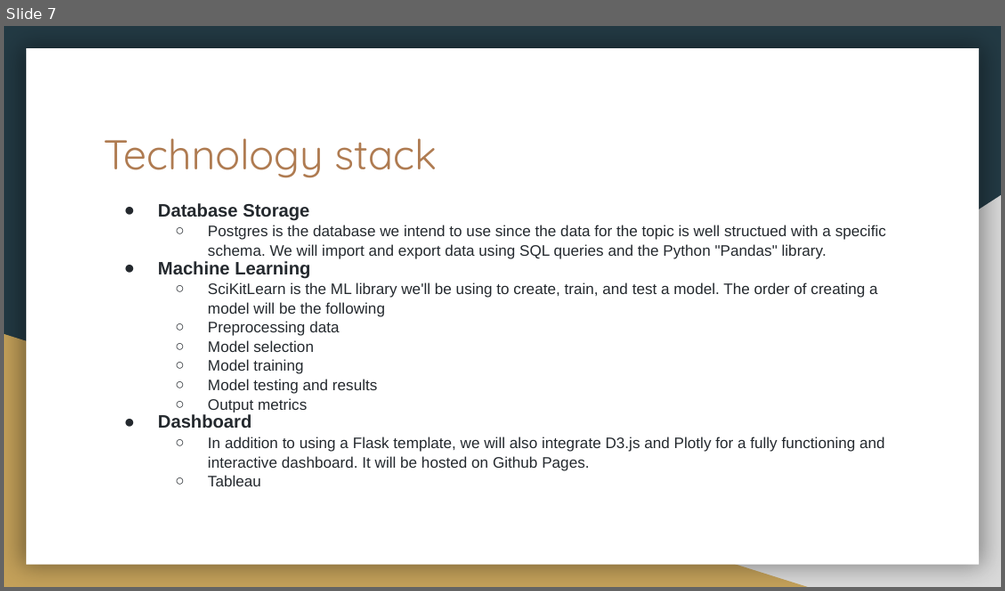
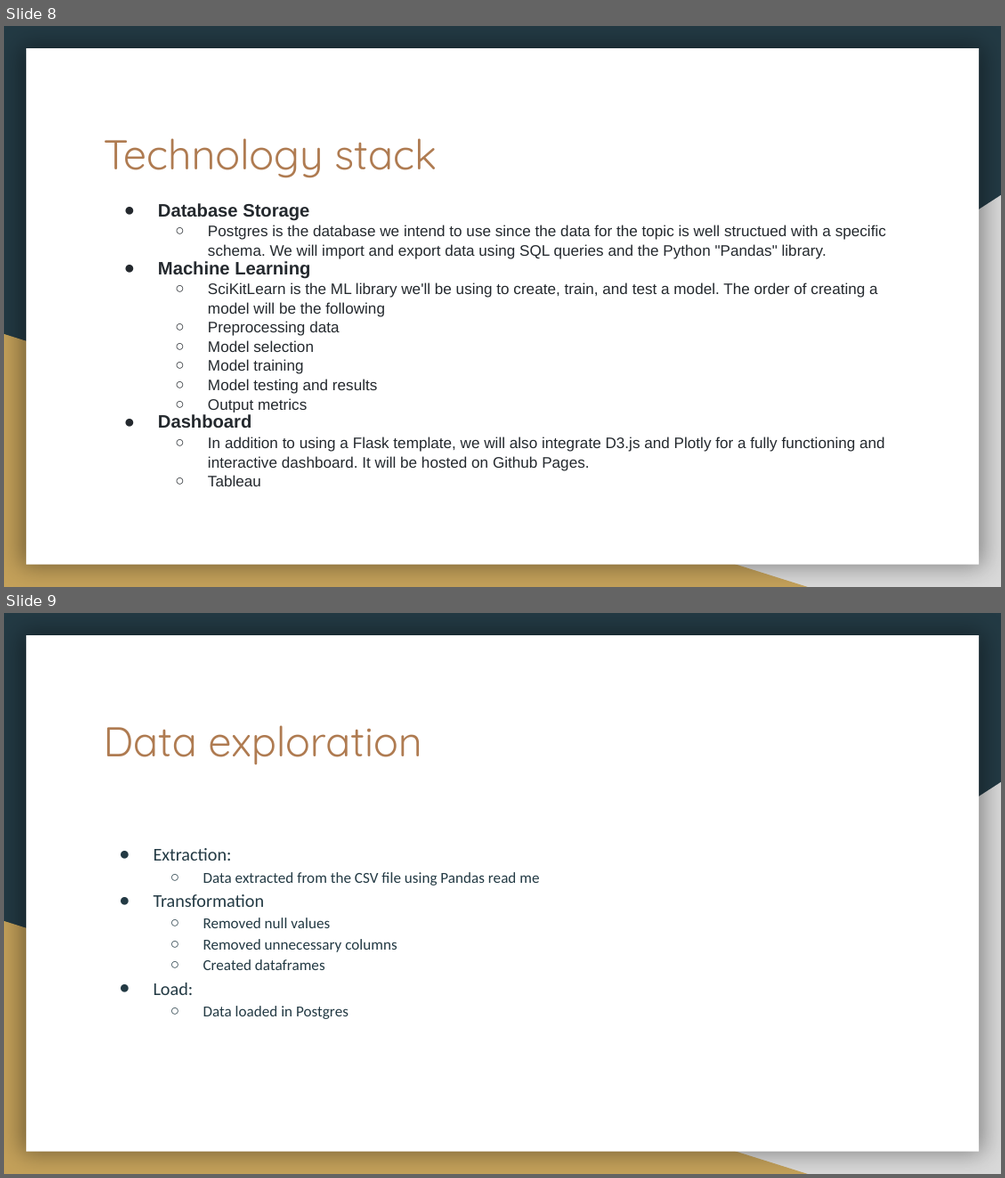
Before and after one commit to vd1310/Banking-Dataset-MarketingTargetsPrediction, a slide deck: Resources/Project_Presentation_Segment2.pptx. Shown one above the other, each under a label of ours: slide 7 before the commit, slides 8 and 9 after it. The pictures are 1005x591 and 1005x1178 pixels, drawn with LibreOffice and Linux fonts; fonts in the diff are those of the drawing. Boxes give left, top, right and bottom in pixels: in the first picture for what was removed or moved away, otherwise in the second. Text is boxed around its words. In the diff, an @@ line names an element or a change of style, - is before the commit and + after.

Commit message:
modified deck

```diff
--- a/Resources/Project_Presentation_Segment2.pptx
+++ b/Resources/Project_Presentation_Segment2.pptx
@@ slide 9 added at (x1=4, y1=613, x2=1001, y2=1174), background #233A44; not listed: 3 template elements that a slide beside it also shows @@
@@ title added at (x1=104, y1=725, x2=422, y2=765), 30 pt, text #AF7B51 @@
+Data exploration
@@ text added at (x1=154, y1=848, x2=539, y2=1019), 11 pt, text #233A44 @@
+● Extraction:
+  ○ Data extracted from the CSV file using Pandas read me
+● Transformation
+  ○ Removed null values
+  ○ Removed unnecessary columns
+  ○ Created dataframes
+● Load:
+  ○ Data loaded in Postgres
@@ what was slide 7 is now slide 8 @@
```
Also in this commit, not shown: 2 other slides added, 3 slides removed.
